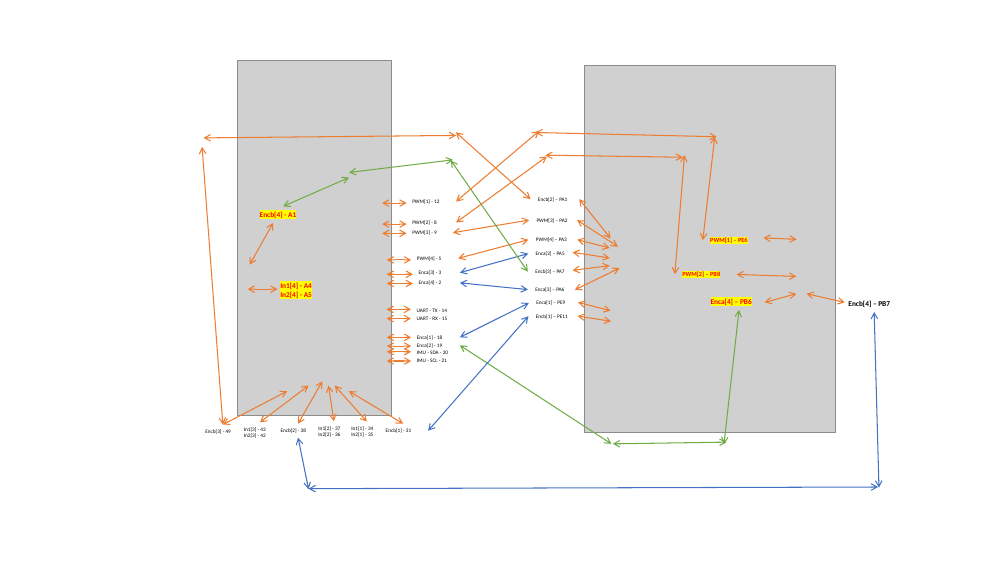
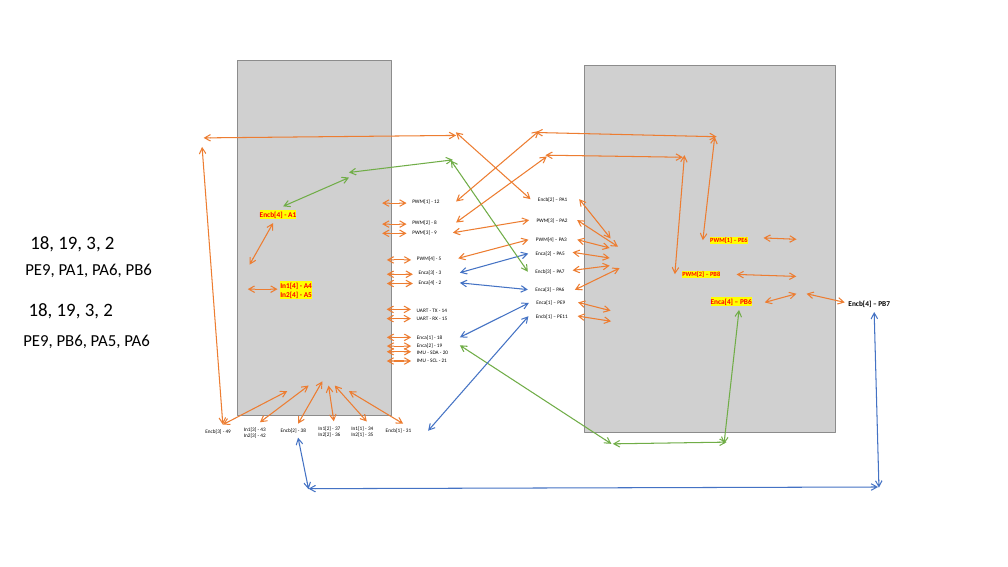
Before and after one commit to ducbui060803/NCKH_mecanum, a slide deck: slide 2 of ppt_doc/pin_diagram.pptx. Drawn at 1008x567 pixels with LibreOffice and Linux fonts; fonts in the diff are those of the drawing; grey boxes stand for pictures. Boxes give left, top, right and bottom in pixels: in the first picture for what was removed or moved away, otherwise in the second. Text is boxed around its words. In the diff, an @@ line names an element or a change of style, - is before the commit and + after.

```diff
--- a/ppt_doc/pin_diagram.pptx
+++ b/ppt_doc/pin_diagram.pptx
@@ text added at (30, 236, 115, 251), 18 pt, text #000000 @@
+18, 19, 3, 2
@@ text added at (25, 263, 152, 277), 16 pt, text #000000 @@
+PE9, PA1, PA6, PB6
@@ text added at (29, 303, 113, 319), 18 pt, text #000000 @@
+18, 19, 3, 2
@@ text added at (23, 334, 150, 348), 16 pt, text #000000 @@
+PE9, PB6, PA5, PA6
```
Also in this commit, not shown: 1 other slide changed, 1 slide added, 30 other files.
